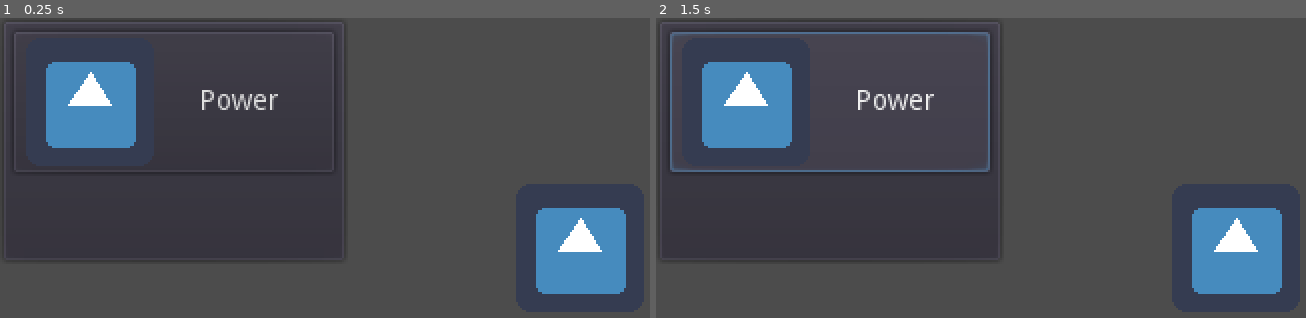
Above: before the commit, frames 1-2 (left to right).
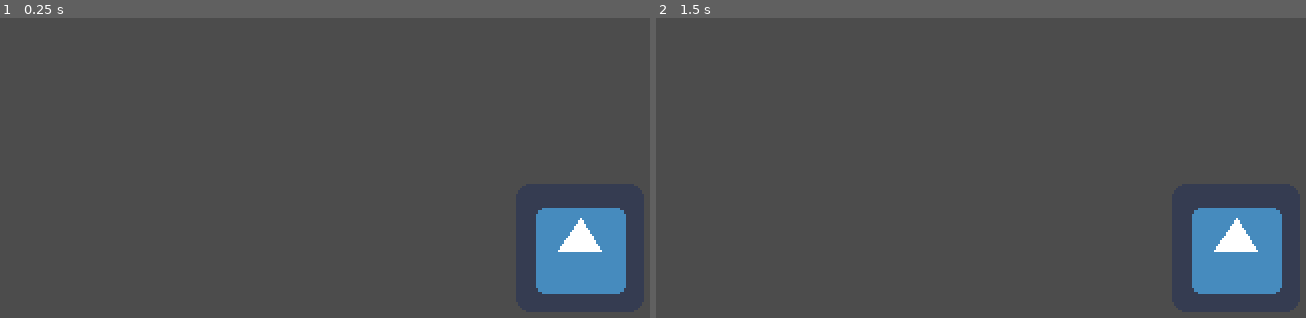
Above: after the commit, the same moments.

Repository: Yu-Channel/Simple-clicker
Game: Godot game, scene res://scene/Main.tscn
The game is run twice, just before and just after one commit, with the same random seed, the same clock (stepped at 60 frames per second) and the same inputs. The engine's default icon, where the game draws it, is replaced by a stand-in: a white triangle on a blue panel in a dark square.
Inputs (mouse positions are in pixels of both pictures, inside the frame that each line leads up to):
- Up to frame 1 (0.25 s): no input
- Up to frame 2 (1.5 s): click (831, 102) at 0.5 s, where only the run before the commit has a clickable "Power"; click (831, 102) at 1.25 s, where only the run before the commit has a clickable "Power"

The runs differ from the first frame. In frame 1, 6.3% of the frame differs, in the area x 1-52%, y 4-80%; in frame 2, 7.0%.

Commit message:
クリックのテスト用ノードの作成

Diff:
--- a/scene/Main.tscn
+++ b/scene/Main.tscn
@@ -1,18 +1,24 @@
-[gd_scene load_steps=6 format=2]
+[gd_scene load_steps=8 format=2]
 
 [ext_resource path="res://icon.png" type="Texture" id=1]
 [ext_resource path="res://rounded-mplus-1m-medium.ttf" type="DynamicFontData" id=2]
 [ext_resource path="res://scripts/Main.gd" type="Script" id=3]
 [ext_resource path="res://scene/Enemy.tscn" type="PackedScene" id=4]
+[ext_resource path="res://scripts/Test_label.gd" type="Script" id=5]
 
 [sub_resource type="DynamicFont" id=1]
 size = 25
+font_data = ExtResource( 2 )
+
+[sub_resource type="DynamicFont" id=2]
+size = 52
 font_data = ExtResource( 2 )
 
 [node name="Main" type="Node2D"]
 script = ExtResource( 3 )
 
 [node name="PanelContainer" type="PanelContainer" parent="."]
+visible = false
 margin_right = 174.0
 margin_bottom = 123.0
 __meta__ = {
@@ -42,3 +48,14 @@
 
 [node name="Enemy" parent="." instance=ExtResource( 4 )]
 position = Vector2( 290, 115 )
+
+[node name="Test_label" type="Label" parent="."]
+margin_left = 79.0
+margin_top = 81.0
+margin_right = 119.0
+margin_bottom = 154.0
+custom_fonts/font = SubResource( 2 )
+text = "0"
+script = ExtResource( 5 )
+
+[connection signal="input_event" from="Enemy" to="Test_label" method="_on_Enemy_input_event"]
--- a/scripts/Main.gd
+++ b/scripts/Main.gd
@@ -1,28 +1,5 @@
 extends Node2D
-
-# 定数
-const LIMIT_TIMER_NUM = 30	# 制限時間(s)
-const CLICK_POWER_INIT = 1	# クリックの初期攻撃力
-const AUTO_CLICK_POWER_INIT = 1	# オートの初期攻撃力
-
-# グローバル変数
-## ゲーム
-var floor_num				# 階層
-var limit_timer				# 制限時間(ボスのみ)
-
-## プレイヤーのステータス
-var click_power				# クリック攻撃力
-var click_multiplier		# クリック倍率 *実装は未定
-var auto_click_power		# オートクリック攻撃力
-var auto_click_multiplier	# オートクリック倍率
-var auto_click_cooldown		# オートクリック速度
-
-## 敵のステータス
-var enemy_type				# 敵の種類 0 = 通常 1 = ボス
-var enemy_id				# 敵のID
-var enemy_max_hp			# 敵のHPの最大値
-var enemy_hp				# 敵のHPの現在値
 
 
 func _ready():
-	pass # Replace with function body.
+	pass
--- /dev/null
+++ b/scripts/Test_label.gd
@@ -0,0 +1,10 @@
+extends Label
+
+var click_count = 0
+
+func _on_Enemy_input_event(viewport, event, shape_idx):
+	if event is InputEventMouseButton:
+		if event.is_pressed():
+			print("click event")
+			click_count += 1
+			text = str(click_count)
